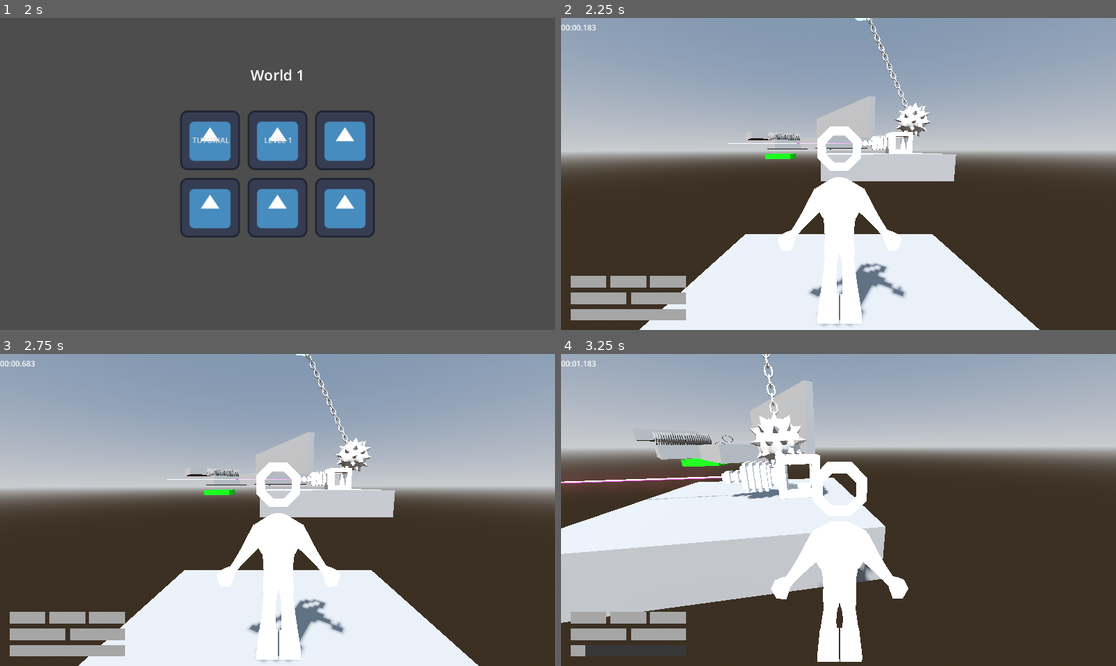
Above: before the commit, frames 1-4 (two rows, left to right).
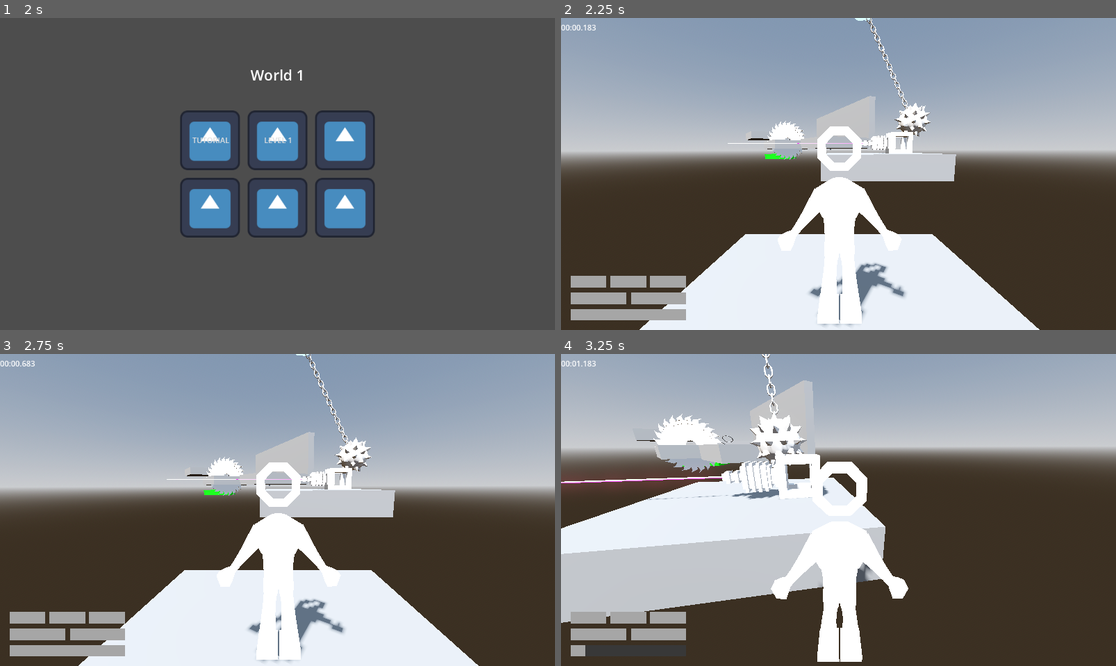
Above: after the commit, the same moments.

Repository: jpvds1/DDJD
Game: Godot game, scene res://scenes/game_controller.tscn
Same seed, same stepped clock (60 frames per second), same inputs: the game is played once before the commit and once after it. The engine's default icon, where the game draws it, is replaced by a stand-in: a white triangle on a blue panel in a dark square.
Inputs (mouse positions are in pixels of both pictures, inside the frame that each line leads up to):
- Up to frame 1 (2 s): click "Continue as Guest" at 0.5 s; click "Play" at 1.25 s
- Up to frame 2 (2.25 s): click "LEVEL 1" at 2 s
- Up to frame 3 (2.75 s): no input
- Up to frame 4 (3.25 s): move the mouse to (866, 510) at 2.77 s; hold W (move_forwards) from 2.78 s (still down); tap Q (dash) at 2.85 s; tap Space (jump) at 3.02 s

Frame 1 is identical in both runs. In frame 2, 0.4% of the frame differs, in the area x 37-44%, y 32-46%; in frame 3, 0.4%; in frame 4, 1.0%, in the area x 16-30%, y 19-39%.

Commit message:
feat: add saw

Diff:
--- /dev/null
+++ b/platformer-game/scenes/building_materials/saw.tscn
@@ -0,0 +1,20 @@
+[gd_scene format=3 uid="uid://2k07ulq6kde4"]
+
+[ext_resource type="PackedScene" uid="uid://djr7woslt62or" path="res://assets/models/saw.glb" id="1_686i4"]
+[ext_resource type="PackedScene" uid="uid://dcgfprowomfpv" path="res://scenes/building_materials/killzone.tscn" id="2_w8c5v"]
+
+[sub_resource type="CylinderShape3D" id="CylinderShape3D_fr2ck"]
+height = 0.107421875
+radius = 1.246
+
+[node name="Saw" type="Node3D" unique_id=960494110]
+
+[node name="Visuals" parent="." unique_id=248318815 instance=ExtResource("1_686i4")]
+
+[node name="Killzone" parent="." unique_id=767733067 instance=ExtResource("2_w8c5v")]
+
+[node name="CollisionShape3D" parent="Killzone" index="0" unique_id=1440156319]
+transform = Transform3D(1, 0, 0, 0, -4.371139e-08, -1, 0, 1, -4.371139e-08, 0, 0, 0)
+shape = SubResource("CylinderShape3D_fr2ck")
+
+[editable path="Killzone"]
--- a/platformer-game/scenes/levels/level_1.tscn
+++ b/platformer-game/scenes/levels/level_1.tscn
@@ -6,9 +6,9 @@
 [ext_resource type="PackedScene" uid="uid://6sseieh1wxj" path="res://scenes/building_materials/checkpoint_platform.tscn" id="4_x42e6"]
 [ext_resource type="PackedScene" uid="uid://dy8jnv2byaaoj" path="res://scenes/ui/main_UI.tscn" id="5_6761a"]
 [ext_resource type="PackedScene" uid="uid://bhr3nup1cprgt" path="res://scenes/building_materials/end_platform.tscn" id="5_sk5k4"]
-[ext_resource type="PackedScene" uid="uid://csjbg210nkp6l" path="res://scenes/building_materials/saw_group.tscn" id="7_oc4kc"]
 [ext_resource type="PackedScene" uid="uid://rtexe01uxxw6" path="res://scenes/building_materials/laser.tscn" id="10_excbq"]
 [ext_resource type="PackedScene" uid="uid://cwdtuabcl86cl" path="res://scenes/building_materials/runnable_wall.tscn" id="10_qxy0u"]
+[ext_resource type="PackedScene" uid="uid://2k07ulq6kde4" path="res://scenes/building_materials/saw.tscn" id="11_dnkej"]
 [ext_resource type="PackedScene" uid="uid://u381latllpcp" path="res://scenes/building_materials/boost_ring.tscn" id="11_excbq"]
 [ext_resource type="PackedScene" uid="uid://ccudaxsaxpval" path="res://scenes/building_materials/wrecking_ball.tscn" id="11_iav0o"]
 
@@ -57,12 +57,6 @@
 
 [node name="EndPlatform" parent="." unique_id=537576493 instance=ExtResource("5_sk5k4")]
 transform = Transform3D(15, 0, 0, 0, 2.3586197, 0, 0, 0, 9, 10.144826, 3.9999652, 59.98325)
-
-[node name="SawGroup" parent="." unique_id=1308033700 instance=ExtResource("7_oc4kc")]
-transform = Transform3D(0.81275517, 0, 0.58260536, 0, 1, 0, -0.58260536, 0, 0.81275517, 7.7081904, 4.4106293, 21.261473)
-
-[node name="SawGroup2" parent="." unique_id=572996546 instance=ExtResource("7_oc4kc")]
-transform = Transform3D(0.81275517, 0, 0.58260536, 0, 1, 0, -0.58260536, 0, 0.81275517, 6.081427, 4.4106293, 22.435177)
 
 [node name="Platforms" type="Node3D" parent="." unique_id=1873867081]
 
@@ -113,4 +107,7 @@
 [node name="WreckingBall" parent="." unique_id=1409807783 instance=ExtResource("11_iav0o")]
 transform = Transform3D(1, 0, 0, 0, 1, 0, 0, 0, 1, -1.6808548, 12.435937, 11.650975)
 
+[node name="Saw" parent="." unique_id=960494110 instance=ExtResource("11_dnkej")]
+transform = Transform3D(-1.7488501, 0, -0.9703213, 0, 2, 0, 0.9703213, 0, -1.7488501, 6.5180163, 3.9616628, 21.94822)
+
 [editable path="Killzone"]
Binary file added: platformer-game/assets/models/saw.glb
Not shown, added: platformer-game/assets/models/saw.glb.import
